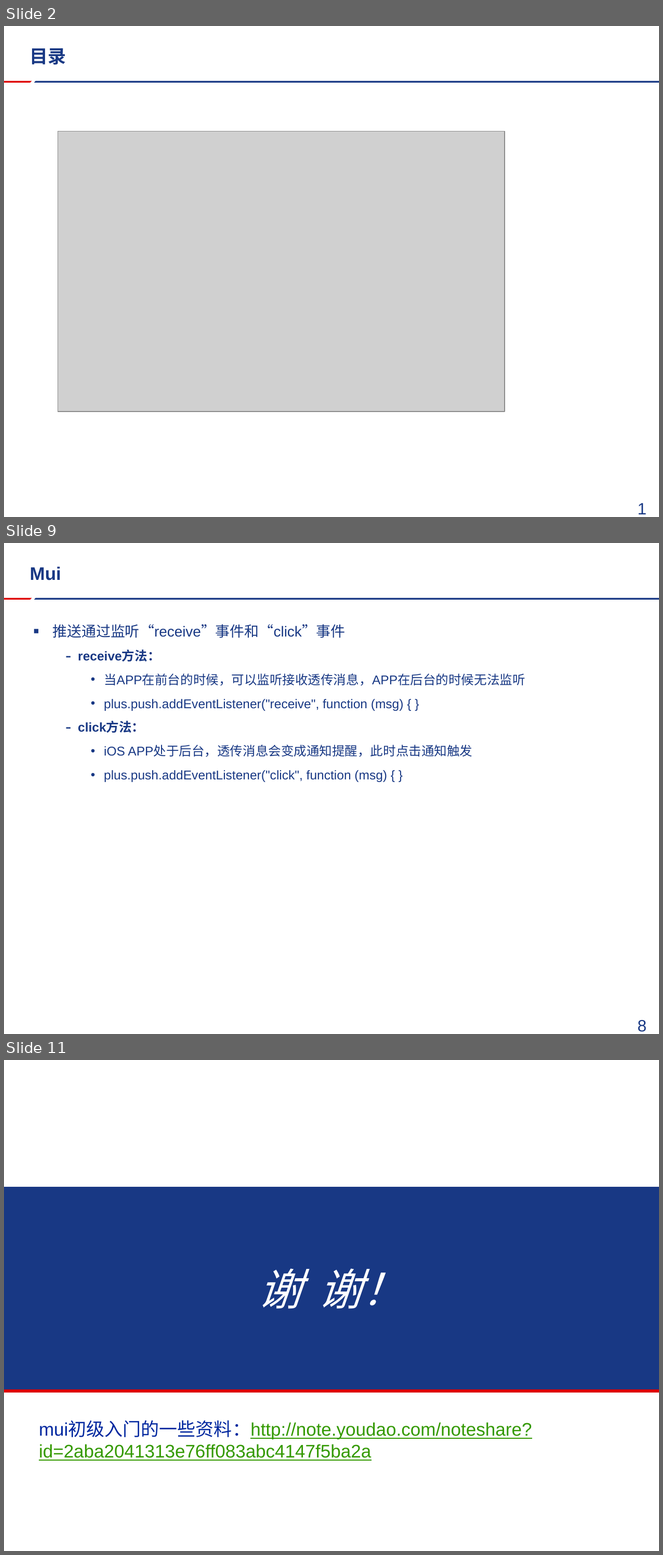
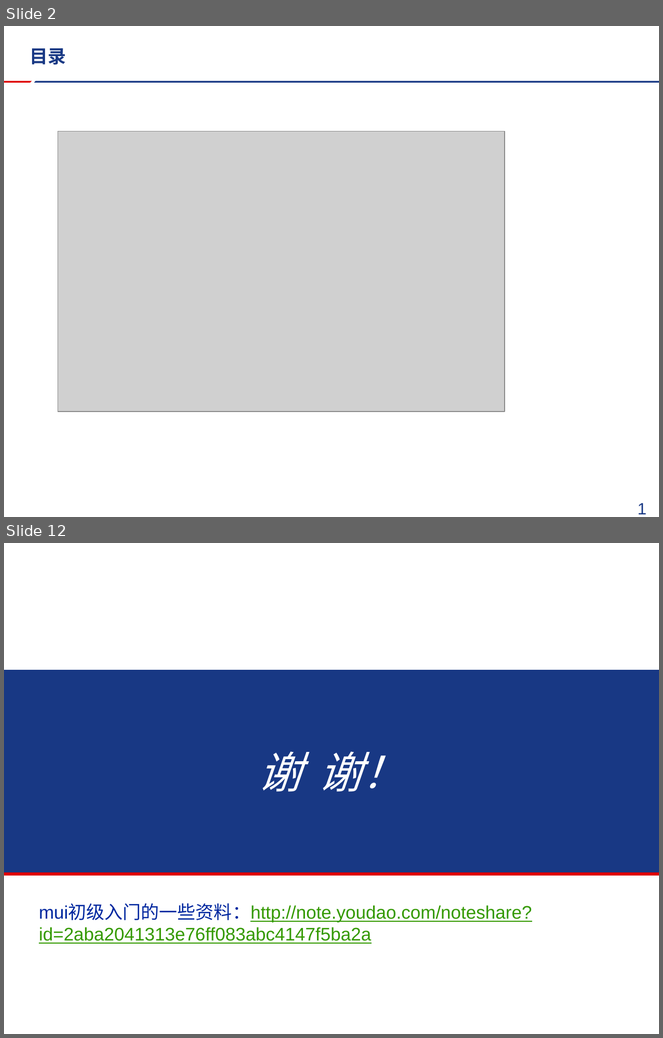
Before and after one commit to FireSmallPanda/swdt, a slide deck: javascript技术分享/mui以及推送分享.pptx. Shown one above the other, each under a label of ours: slides 2, 9 and 11 before the commit, slides 2 and 12 after it; the slides between them are not shown. The pictures are 663x1555 and 663x1038 pixels, drawn with LibreOffice and Linux fonts; fonts in the diff are those of the drawing; grey boxes stand for pictures; background and template pictures are left out. Boxes give left, top, right and bottom in pixels: in the first picture for what was removed or moved away, otherwise in the second. Text is boxed around its words. In the diff, an @@ line names an element or a change of style, - is before the commit and + after.

```diff
--- a/javascript技术分享/mui以及推送分享.pptx
+++ b/javascript技术分享/mui以及推送分享.pptx
@@ slide 9 removed at <box>4,543,659,1034</box>, background #FFFFFF; not listed: 2 template elements that a slide beside it also shows @@
@@ title removed at <box>30,566,61,580</box> @@
-Mui
@@ text removed at <box>53,624,525,782</box> @@
-▪ 推送通过监听“receive”事件和“click”事件
-  – receive方法：
-    • 当APP在前台的时候，可以监听接收透传消息，APP在后台的时候无法监听
-    • plus.push.addEventListener("receive", function (msg) { }
-  – click方法：
-    • iOS APP处于后台，透传消息会变成通知提醒，此时点击通知触发
-    • plus.push.addEventListener("click", function (msg) { }
@@ page number removed at <box>638,1020,647,1032</box> @@
-8
@@ what was slide 11 is now slide 12 @@
```
Also in this commit, not shown: 2 slides changed, 7 slides added, 5 other slides removed, 1 other file.
